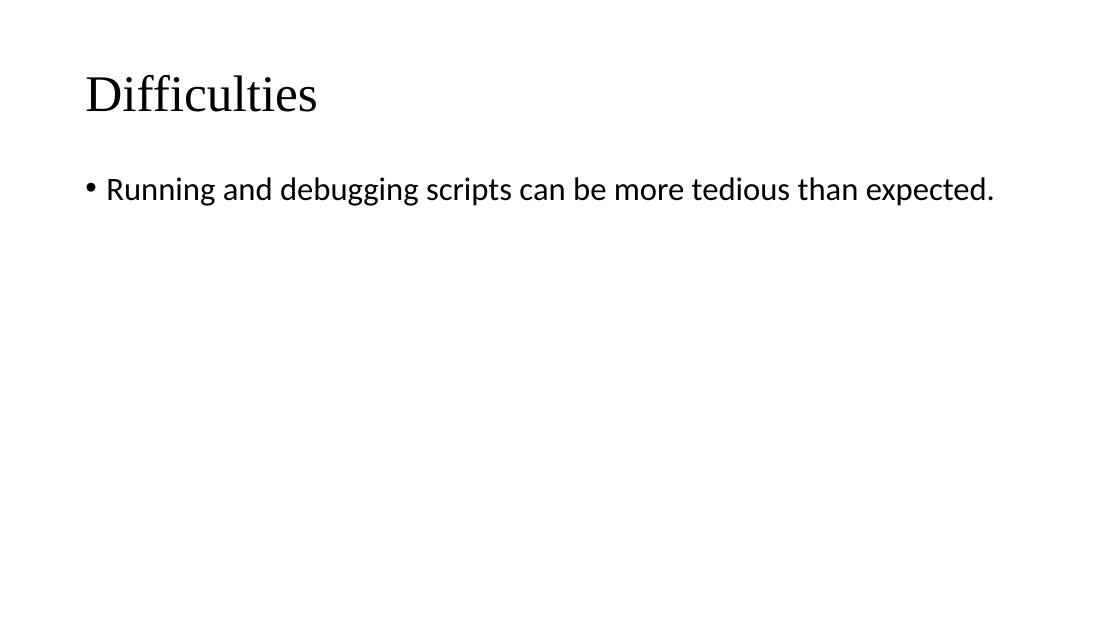
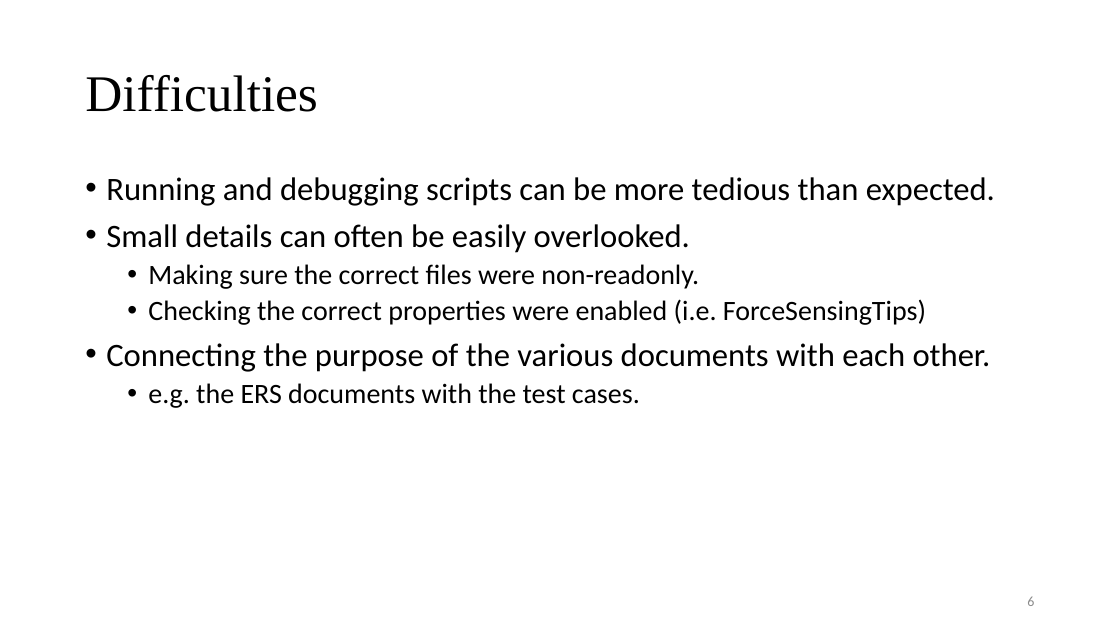
Before and after one commit to rclim-11/agilent, a slide deck: slide 6 of Internship Summary Presentation.pptx (slide 7 before the commit). Drawn at 1120x630 pixels with LibreOffice and Linux fonts; fonts in the diff are those of the drawing. Boxes give left, top, right and bottom in pixels: in the first picture for what was removed or moved away, otherwise in the second. Text is boxed around its words. In the diff, an @@ line names an element or a change of style, - is before the commit and + after.

```diff
--- a/Internship Summary Presentation.pptx
+++ b/Internship Summary Presentation.pptx
@@ text at (106, 224, 991, 408): paragraphs added @@
+• Small details can often be easily overlooked.
+  • Making sure the correct files were non-readonly.
+  • Checking the correct properties were enabled (i.e. ForceSensingTips)
+• Connecting the purpose of the various documents with each other.
+  • e.g. the ERS documents with the test cases.
@@ page number added at (1027, 597, 1034, 606), 12 pt, text #8C8C8C @@
+6
```
Also in this commit, not shown: 6 other slides changed, 1 slide removed.
